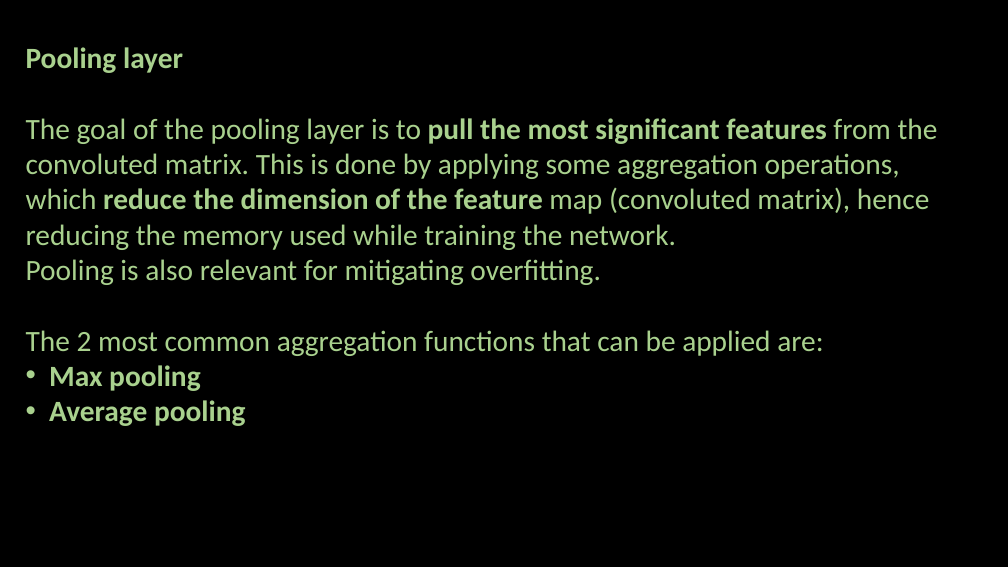
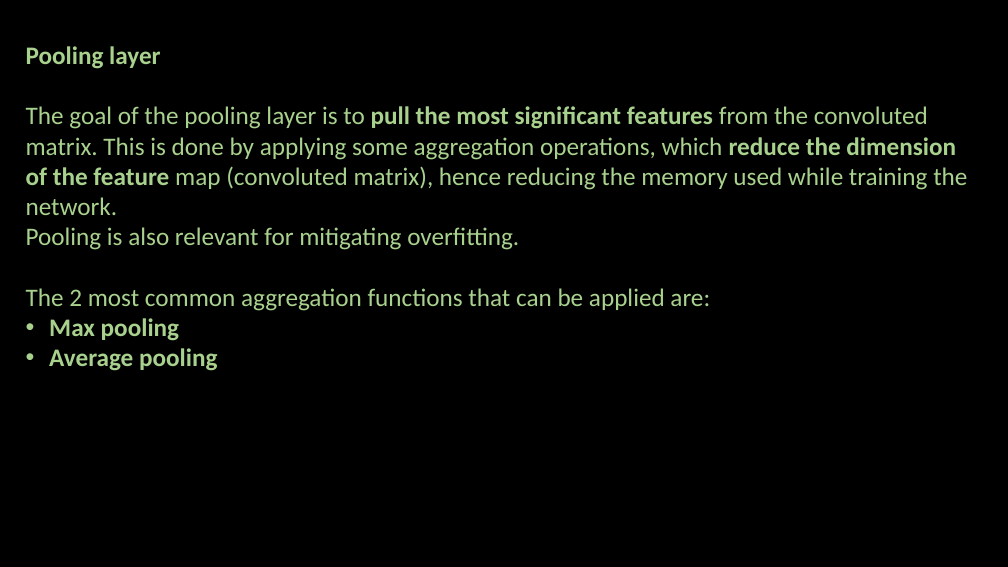
Before and after one commit to ash322ash422/youtube, a slide deck: slide 25 of deep_learning/2_CNN/CNN-2-Core-Principles.pptx. Drawn at 1008x567 pixels with LibreOffice and Linux fonts; fonts in the diff are those of the drawing; background and template pictures are left out. Boxes give left, top, right and bottom in pixels: in the first picture for what was removed or moved away, otherwise in the second. Text is boxed around its words. In the diff, an @@ line names an element or a change of style, - is before the commit and + after.

```diff
--- a/deep_learning/2_CNN/CNN-2-Core-Principles.pptx
+++ b/deep_learning/2_CNN/CNN-2-Core-Principles.pptx
@@ text "Pooling layer" at bbox=[26, 46, 967, 371]: size 28 to 24 pt @@
```
Also in this commit, not shown: 2 other slides changed, 1 slide added, 32 other files.
